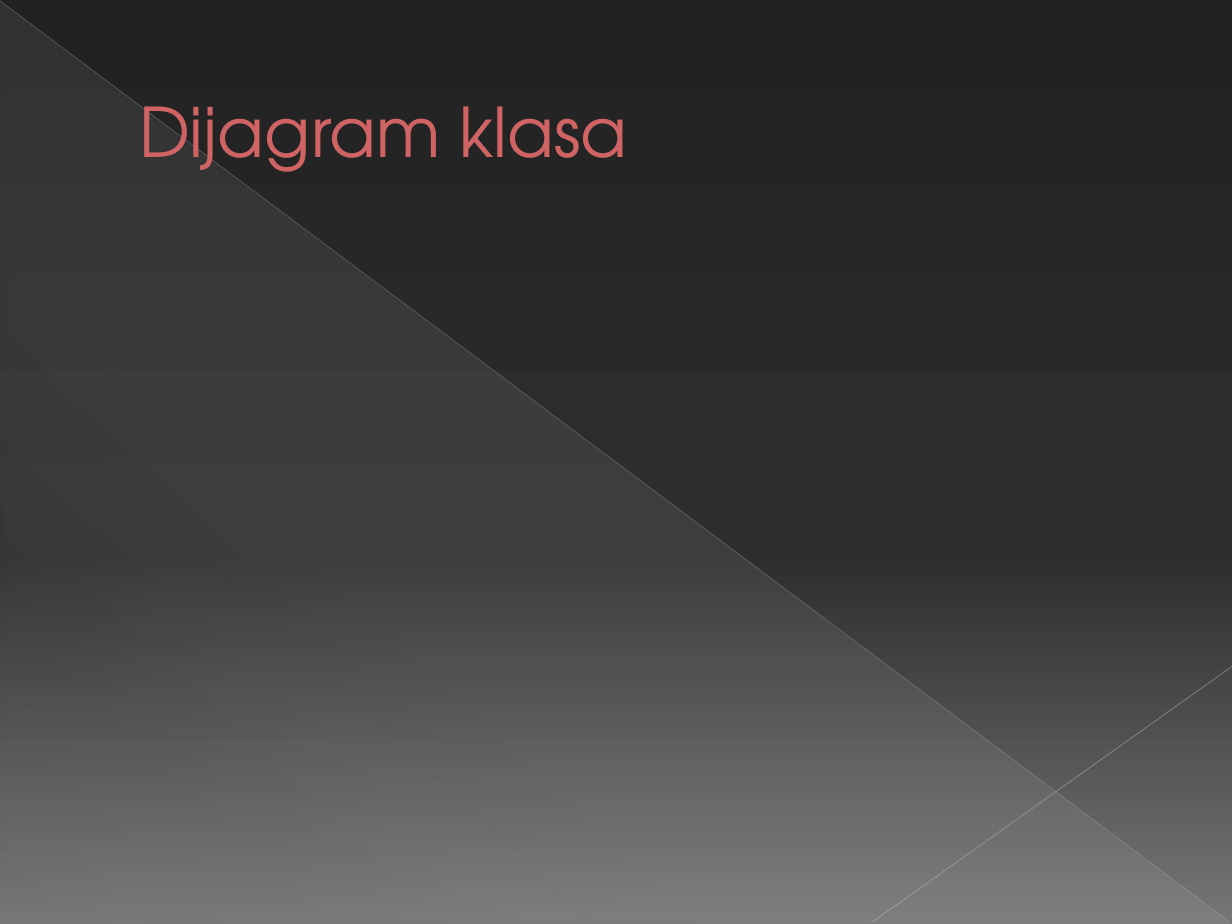
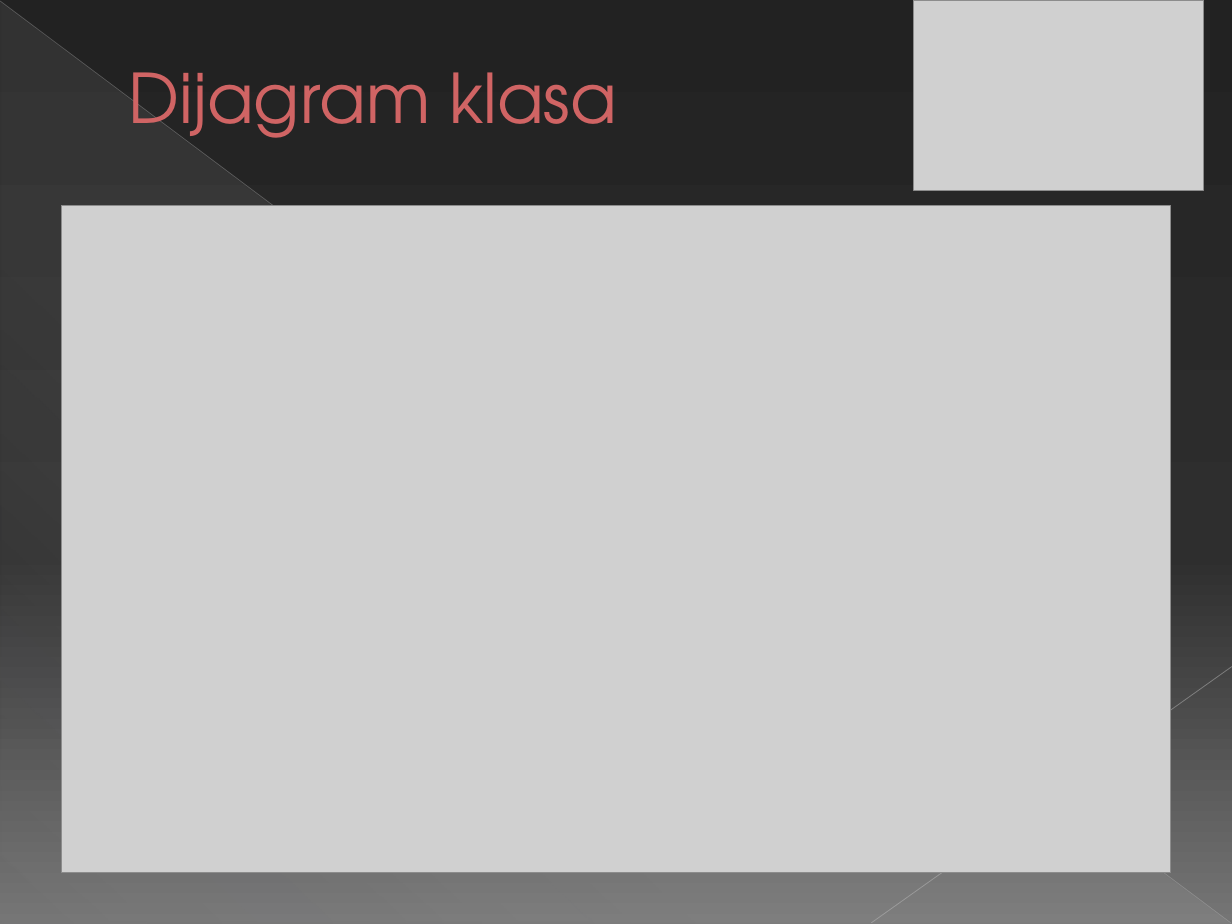
Before and after one commit to MelisaHot/Softversko-inzenjerstvo, a slide deck: slide 7 of Prezentacija - CINEAPP.pptx. Drawn at 1232x924 pixels with LibreOffice and Linux fonts; fonts in the diff are those of the drawing; grey boxes stand for pictures. Boxes give left, top, right and bottom in pixels: in the first picture for what was removed or moved away, otherwise in the second. Text is boxed around its words. In the diff, an @@ line names an element or a change of style, - is before the commit and + after.

```diff
--- a/Prezentacija - CINEAPP.pptx
+++ b/Prezentacija - CINEAPP.pptx
@@ title "Dijagram klasa": place and size @@
-title "Dijagram klasa" at (139,105,627,190)
+title "Dijagram klasa" at (129,72,617,155)
@@ picture added at (914,0,1204,190) @@
@@ picture added at (62,206,1170,873) @@
```
Also in this commit, not shown: 2 other files.
